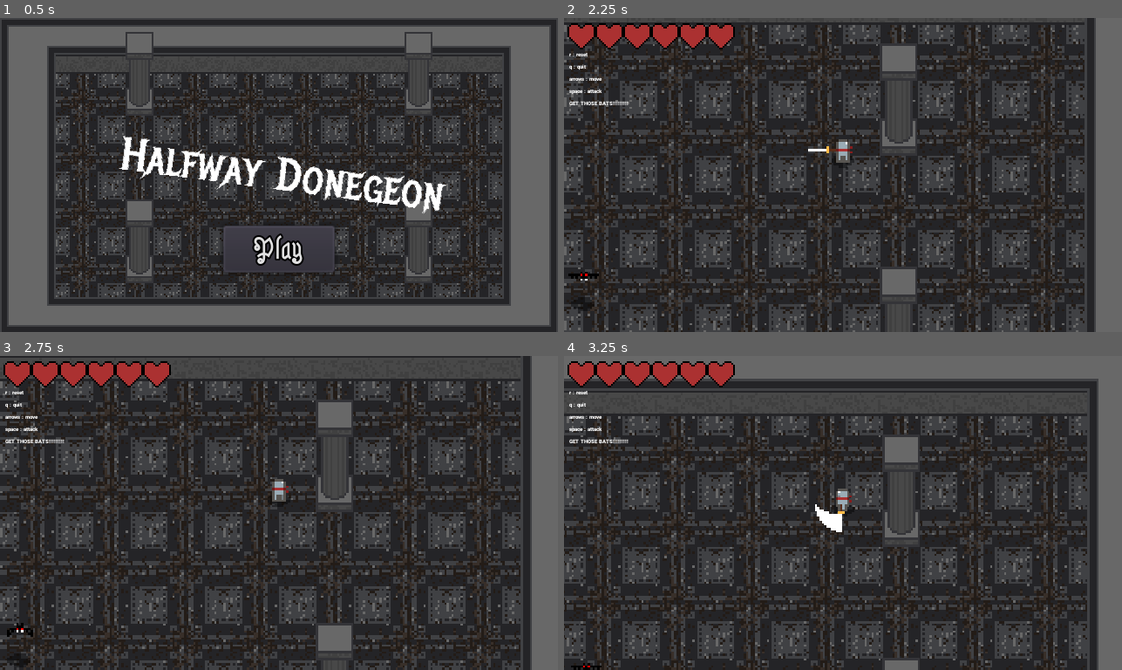
Above: before the commit, frames 1-4 (two rows, left to right).
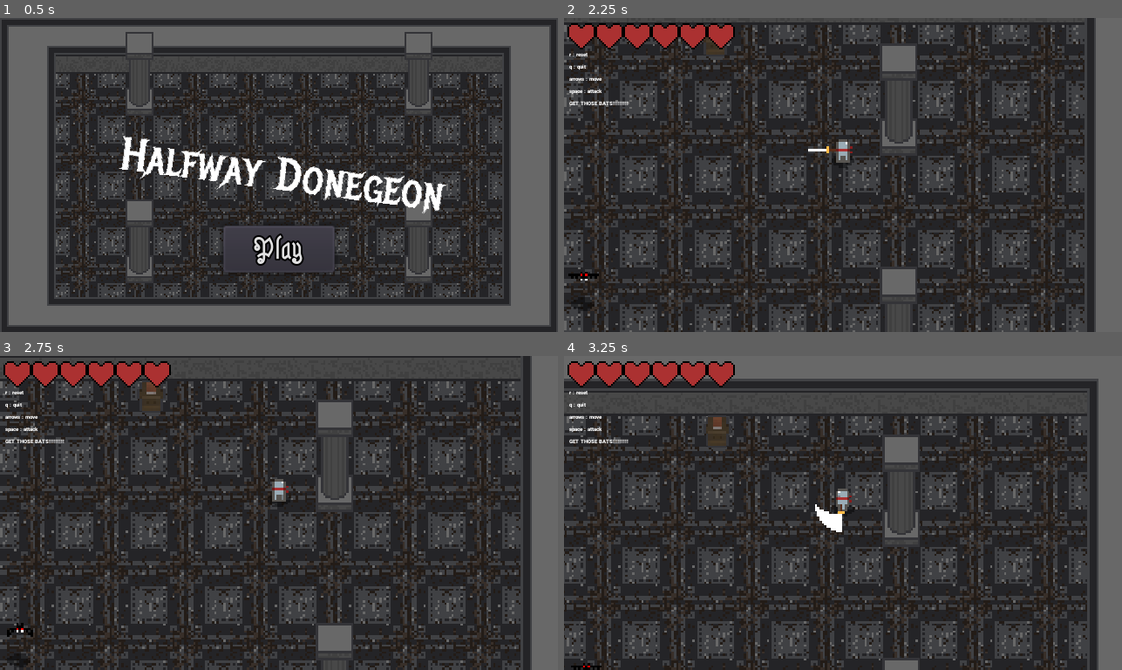
Above: after the commit, the same moments.

Repository: jxprovost/Final_Project-Team_5
Game: Godot game, scene res://World/Menu.tscn
Same seed, same stepped clock (60 frames per second), same inputs: the game is played once before the commit and once after it.
Inputs:
- Up to frame 1 (0.5 s): no input
- Up to frame 2 (2.25 s): click "Play" at 0.5 s; hold Up (ui_up) from 1.28 s (still down); tap Space (attack) at 1.35, 2.1 s
- Up to frame 3 (2.75 s): keep holding Up (ui_up)
- Up to frame 4 (3.25 s): release Up (ui_up) at 2.78 s; hold Left (ui_left) from 2.78 s (still down); tap Space (attack) at 2.85 s

Frame 1 is identical in both runs. In frame 2, less than 0.1% of the frame differs, in the area x 24-29%, y 2-13%; in frame 3, 0.2%; in frame 4, 0.3%, in the area x 25-30%, y 19-30%.

Commit message:
Add lectern and update door texture

Diff:
--- a/Project/World/Interactive/Door/Door.tscn
+++ b/Project/World/Interactive/Door/Door.tscn
@@ -3,10 +3,9 @@
 [ext_resource path="res://World/Interactive/Door/door.png" type="Texture" id=1]
 
 [sub_resource type="RectangleShape2D" id=1]
-extents = Vector2( 64, 32 )
+extents = Vector2( 32.0535, 16.0193 )
 
 [node name="Door" type="StaticBody2D"]
-scale = Vector2( 0.639998, 0.639998 )
 
 [node name="Sprite" type="Sprite" parent="."]
 texture = ExtResource( 1 )
--- /dev/null
+++ b/Project/World/Scenery/Lectern/Lectern.tscn
@@ -0,0 +1,15 @@
+[gd_scene load_steps=3 format=2]
+
+[ext_resource path="res://World/Scenery/Lectern/lectern5.png" type="Texture" id=1]
+
+[sub_resource type="CapsuleShape2D" id=1]
+radius = 3.9375
+height = 4.0
+
+[node name="Lectern" type="StaticBody2D"]
+
+[node name="CollisionShape2D" type="CollisionShape2D" parent="."]
+shape = SubResource( 1 )
+
+[node name="Sprite" type="Sprite" parent="."]
+texture = ExtResource( 1 )
--- a/Project/World/World.tscn
+++ b/Project/World/World.tscn
@@ -13,6 +13,7 @@
 [ext_resource path="res://fonts/Astloch/Astloch-Regular.ttf" type="DynamicFontData" id=11]
 [ext_resource path="res://World/Interactive/Button/Button.tscn" type="PackedScene" id=12]
 [ext_resource path="res://World/Interactive/Door/Door.tscn" type="PackedScene" id=13]
+[ext_resource path="res://World/Scenery/Lectern/Lectern.tscn" type="PackedScene" id=14]
 
 [sub_resource type="ConvexPolygonShape2D" id=1]
 points = PoolVector2Array( 0, 0, 32, 0, 32, 32, 0, 32 )
@@ -366,6 +367,9 @@
 [node name="Button" parent="YSort" instance=ExtResource( 12 )]
 position = Vector2( 287.61, 158.119 )
 
+[node name="Lectern" parent="YSort" instance=ExtResource( 14 )]
+position = Vector2( 160.966, 6.53703 )
+
 [node name="Player" parent="YSort" instance=ExtResource( 1 )]
 position = Vector2( 216, 80 )
 
@@ -388,7 +392,6 @@
 
 [node name="Door" parent="YSort" instance=ExtResource( 13 )]
 position = Vector2( -224, -263.75 )
-scale = Vector2( 0.5, 0.5 )
 
 [node name="YSort" type="YSort" parent="YSort"]
 
Binary file changed: Project/World/Interactive/Door/door.png
Binary file added: Project/World/Scenery/Lectern/lectern5.png
Not shown, added: Project/World/Scenery/Lectern/lectern5.png.import
Not shown: 1 places in Project/World/World.tscn that only renumber resources
Not shown, changed: .gitignore
